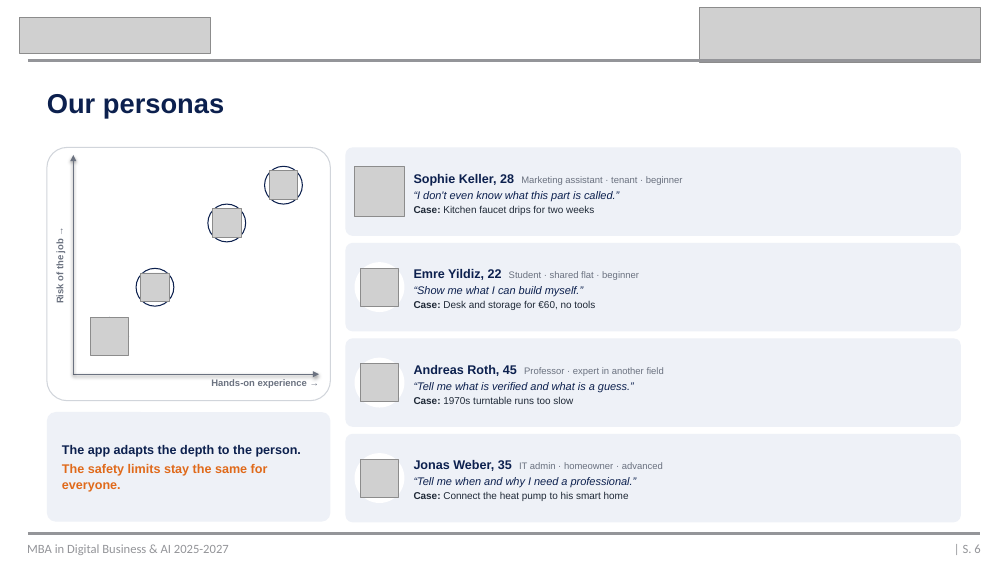
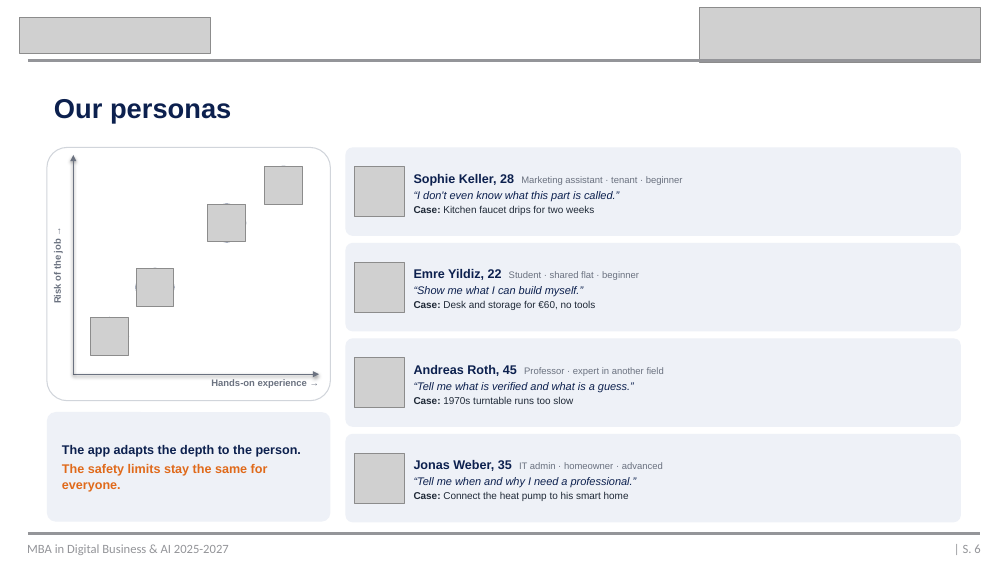
Before and after one commit to mrh421/Applied_AI_DAIY, a slide deck: slide 6 of presentation/DAIY_presentation_v6.pptx. Drawn at 1008x567 pixels with LibreOffice and Linux fonts; fonts in the diff are those of the drawing; grey boxes stand for pictures; background and template pictures are left out. Boxes give left, top, right and bottom in pixels: in the first picture for what was removed or moved away, otherwise in the second. Text is boxed around its words. In the diff, an @@ line names an element or a change of style, - is before the commit and + after.

```diff
--- a/presentation/DAIY_presentation_v6.pptx
+++ b/presentation/DAIY_presentation_v6.pptx
@@ text "Our personas": place and size @@
-text "Our personas" at <box>47,94,224,118</box>
+text "Our personas" at <box>54,99,231,123</box>
@@ picture: place and size @@
-picture at <box>269,171,298,200</box>
+picture at <box>265,166,302,204</box>
@@ picture: place and size @@
-picture at <box>212,209,241,237</box>
+picture at <box>208,204,246,242</box>
@@ picture: place and size @@
-picture at <box>141,273,169,302</box>
+picture at <box>136,268,174,306</box>
@@ picture: place and size @@
-picture at <box>361,268,399,306</box>
+picture at <box>355,262,405,312</box>
@@ picture: place and size @@
-picture at <box>361,364,399,402</box>
+picture at <box>355,358,405,408</box>
@@ picture: place and size @@
-picture at <box>361,459,399,497</box>
+picture at <box>355,453,405,503</box>
```
Also in this commit, not shown: 8 other slides changed, 1 slide added.
